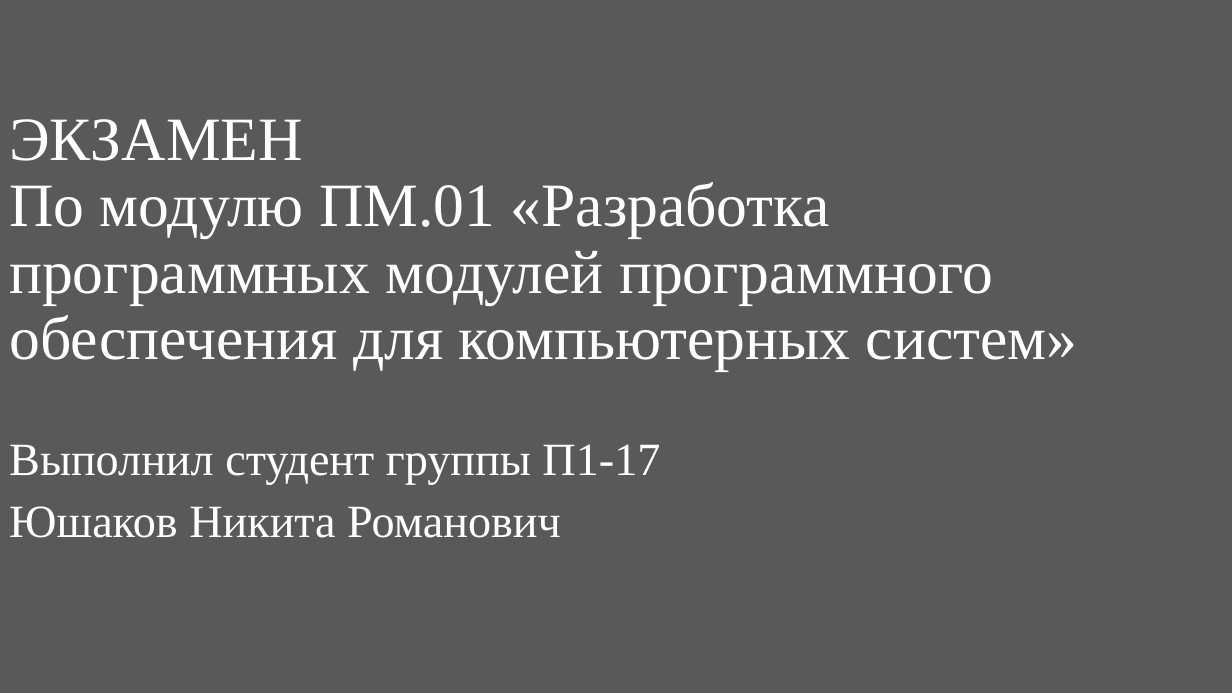
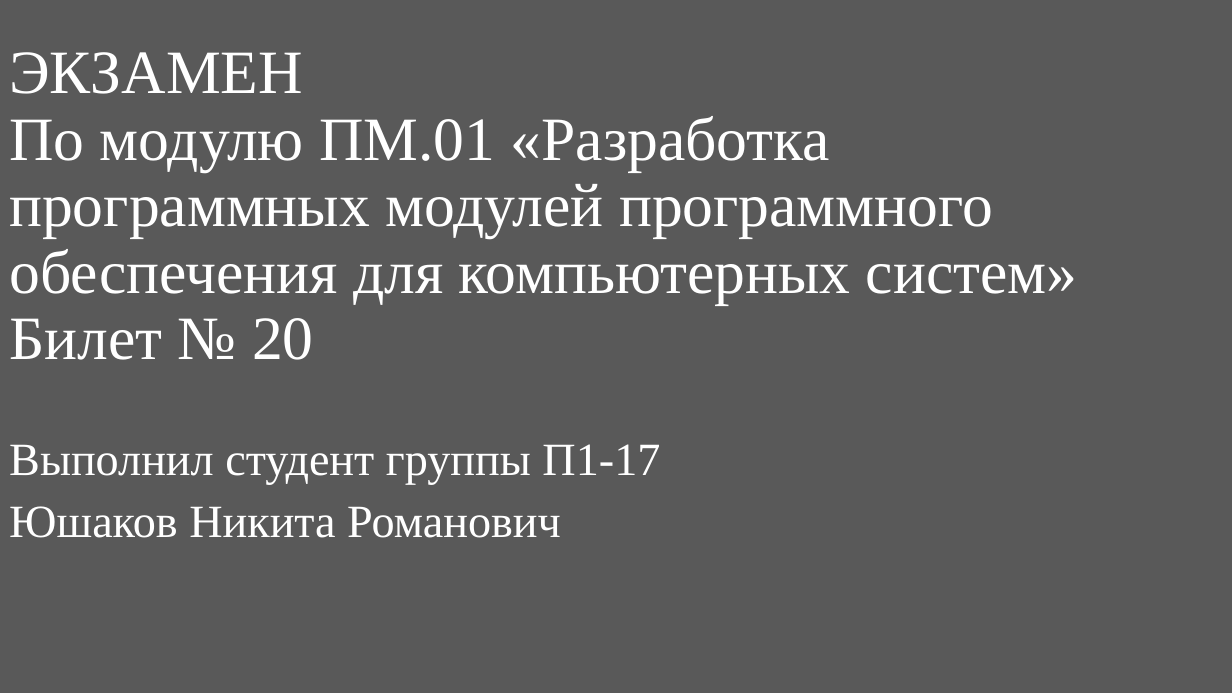
Before and after one commit to prog-kkkmt/p1-17, a slide deck: slide 1 of Модульный экзамен/ПМ.01.pptx. Drawn at 1232x693 pixels with LibreOffice and Linux fonts; fonts in the diff are those of the drawing. Boxes give left, top, right and bottom in pixels: in the first picture for what was removed or moved away, otherwise in the second. Text is boxed around its words. In the diff, an @@ line names an element or a change of style, - is before the commit and + after.

```diff
--- a/Модульный экзамен/ПМ.01.pptx
+++ b/Модульный экзамен/ПМ.01.pptx
@@ title at bbox=[9, 52, 1077, 360]: text changed @@
-ЭКЗАМЕН
-По модулю ПМ.01 «Разработка программных модулей программного обеспечения для компьютерных систем»
+ЭКЗАМЕН
+По модулю ПМ.01 «Разработка программных модулей программного обеспечения для компьютерных систем»
+Билет № 20
```
Also in this commit, not shown: 12 other slides changed, 1 other file.
